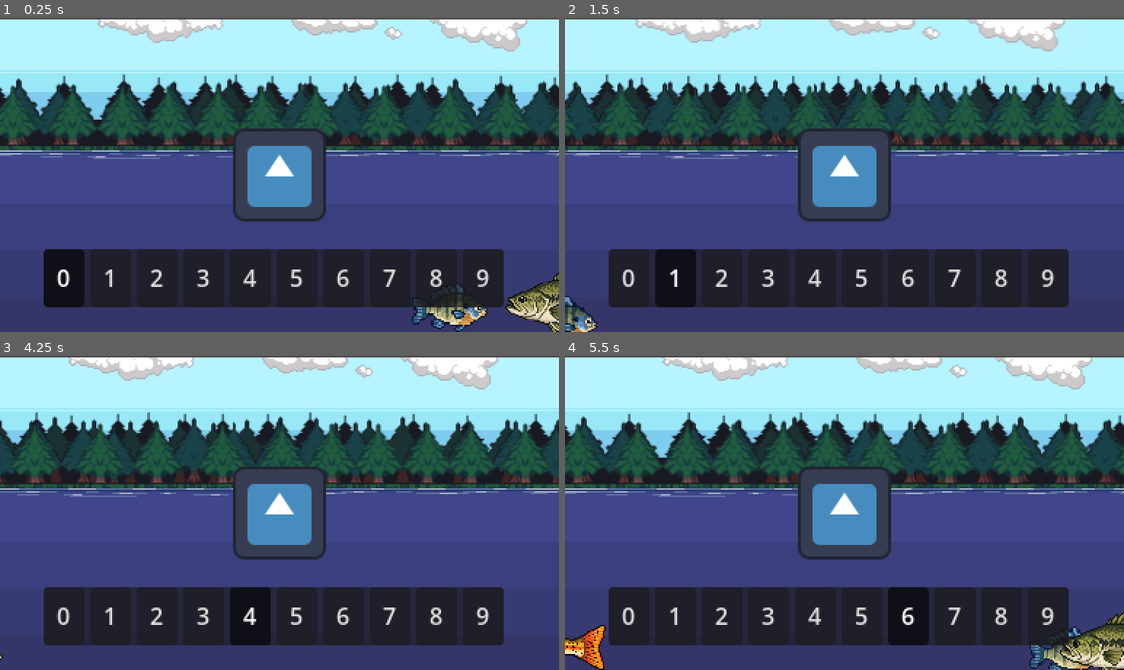
Above: before the commit, frames 1-4 (two rows, left to right).
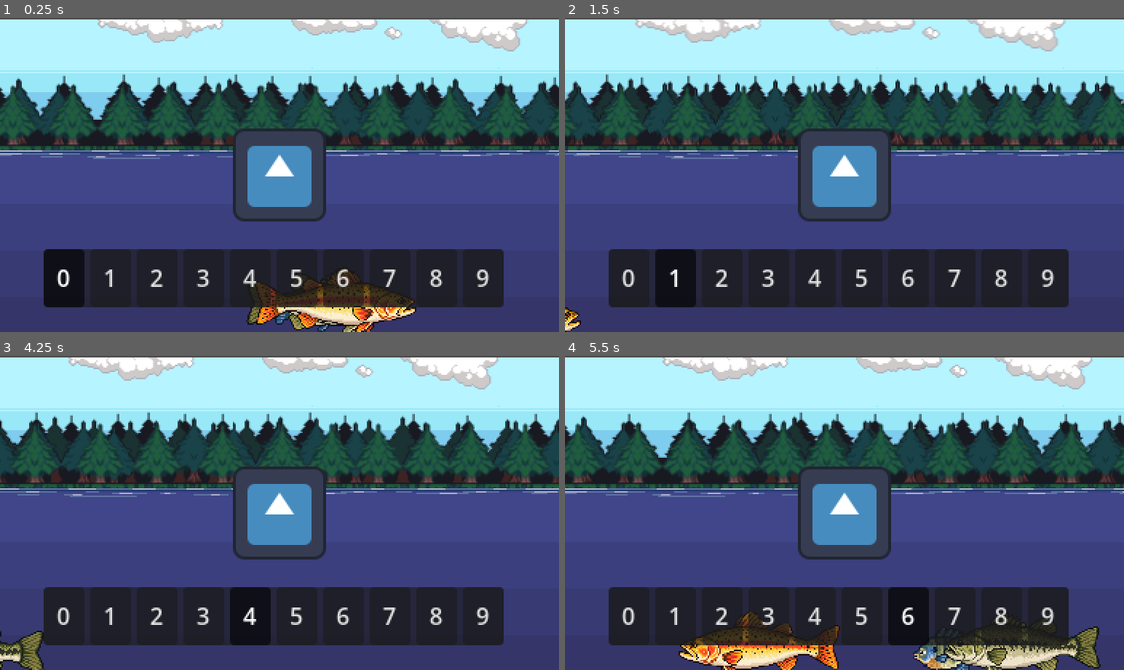
Above: after the commit, the same moments.

Repository: JuanPablo-29/Hoos-Fishing
Game: Godot game, scene res://scenes/MainGame.tscn
The game is run twice, just before and just after one commit, with the same random seed, the same clock (stepped at 60 frames per second) and the same inputs. The engine's default icon, where the game draws it, is replaced by a stand-in: a white triangle on a blue panel in a dark square.
Inputs:
- Up to frame 1 (0.25 s): no input
- Up to frame 2 (1.5 s): hold Right (move_right) 0.53-1.28 s; tap 0 (hotbar_0) at 0.6 s; hold Down (move_down) from 1.28 s (still down); tap 1 (hotbar_1) at 1.35 s
- Up to frame 3 (4.25 s): release Down (move_down) at 2.03 s; hold Right (move_right) 2.03-2.78 s; tap 2 (hotbar_2) at 2.1 s; hold Up (move_up) 2.78-3.53 s; tap 3 (hotbar_3) at 2.85 s; tap Enter at 3.5 s; hold Left (move_left) from 3.53 s (still down); tap 4 (hotbar_4) at 3.6 s
- Up to frame 4 (5.5 s): tap 5 (hotbar_5) at 4.35 s; release Left (move_left) at 5.03 s; hold Down (move_down) from 5.03 s (still down); tap 6 (hotbar_6) at 5.1 s

The runs differ from the first frame. In frame 1, 4.8% of the frame differs, in the area x 44-100%, y 79-100%; in frame 2, 0.4%; in frame 3, 0.7%; in frame 4, 6.8%, in the area x 0-100%, y 81-100%.

Commit message:
Dynamically loads fish

Diff:
--- a/scenes/MainGame.tscn
+++ b/scenes/MainGame.tscn
@@ -1,14 +1,10 @@
-[gd_scene load_steps=10 format=3 uid="uid://dwk4clahdqy1c"]
+[gd_scene load_steps=6 format=3 uid="uid://dwk4clahdqy1c"]
 
 [ext_resource type="Script" uid="uid://dgyucf8iejvhh" path="res://scripts/main_game.gd" id="1_7f7ne"]
-[ext_resource type="PackedScene" uid="uid://c45bj2kbvnckc" path="res://src/gameplay/fishing/fish/bass_swimming.tscn" id="1_7fyak"]
 [ext_resource type="PackedScene" uid="uid://b3t74xir3luqf" path="res://scenes/Player.tscn" id="1_hat22"]
 [ext_resource type="PackedScene" uid="uid://bikvpinvkw8r4" path="res://scenes/Background.tscn" id="2_xej52"]
 [ext_resource type="PackedScene" uid="uid://fswxs08lxfc6" path="res://scenes/Hotbar.tscn" id="3_p73vr"]
-[ext_resource type="PackedScene" uid="uid://b8wxagjc001sc" path="res://src/gameplay/fishing/fish/swimming_fish.tscn" id="3_x628s"]
-[ext_resource type="Resource" uid="uid://sll11wxs7n57" path="res://src/gameplay/fishing/fish/bluegill.tres" id="4_1hpqh"]
 [ext_resource type="Script" uid="uid://t2bkptdsrbnn" path="res://scripts/hotbar.gd" id="4_t4bxf"]
-[ext_resource type="PackedScene" uid="uid://ce2tjyp13e5wt" path="res://src/gameplay/fishing/fish/golden_trout_swimming_fish.tscn" id="5_fpdtd"]
 
 [node name="MainGame" type="Node"]
 script = ExtResource("1_7f7ne")
@@ -25,25 +21,6 @@
 
 [node name="Hoo" parent="World/LevelRoot" instance=ExtResource("1_hat22")]
 position = Vector2(288, 109)
-
-[node name="SwimmingFish" parent="World/LevelRoot" instance=ExtResource("3_x628s")]
-position = Vector2(394, 164)
-collision_layer = 0
-collision_mask = 0
-fish_data = ExtResource("4_1hpqh")
-
-[node name="SwimmingFish2" parent="World/LevelRoot" instance=ExtResource("1_7fyak")]
-position = Vector2(494, 170)
-collision_layer = 0
-collision_mask = 0
-swim_speed = 65.0
-
-[node name="SwimmingFish3" parent="World/LevelRoot" instance=ExtResource("5_fpdtd")]
-collision_layer = 0
-collision_mask = 0
-swim_speed = 80.0
-min_turn_time = 1.5
-max_turn_time = 3.5
 
 [node name="EntityRoot" type="Node2D" parent="World"]
 
--- a/scripts/main_game.gd
+++ b/scripts/main_game.gd
@@ -1,13 +1,37 @@
 extends Node
+# Sets name for fish scene paths
+var fishes: Dictionary = {
+	"bass": "res://src/gameplay/fishing/fish/bass_swimming.tscn",
+	"blue_gill": "res://src/gameplay/fishing/fish/blue_gill_swimming.tscn",
+	"trout": "res://src/gameplay/fishing/fish/golden_trout_swimming_fish.tscn"
+}
 
+# Array where fish are added to
+var fish_spawned: Array[SwimmingFish] = []
 
 # Called when the node enters the scene tree for the first time.
 func _ready() -> void:
+	# Registers containers
 	SceneLoader.register("Level", %World/LevelRoot)
 	SceneLoader.register("Entity", %World/EntityRoot)
 	SceneLoader.register("Hud", %HudLayer/HudRoot)
-	SceneLoader.spawn("res://src/gameplay/fishing/fish/golden_trout_swimming_fish.tscn", "Entity")
 
-# Called every frame. 'delta' is the elapsed time since the previous frame.
-func _process(delta: float) -> void:
-	pass
+	### Spawns fishes
+	## Blue gill
+	spawn_fish("blue_gill", 300, 200)
+	fish_spawned.back().swim_speed = 50
+	## Bass
+	spawn_fish("bass",300,200)
+	## Trout
+	spawn_fish("trout", 300, 200)
+	fish_spawned.back().swim_speed = 80
+	fish_spawned.back().min_turn_time = 1.5
+	fish_spawned.back().max_turn_time = 3.5
+
+# Takes in string from dictionary for fish scene paths
+func spawn_fish(fish_type: String, x = 0, y = 0) -> SwimmingFish:
+	var fish = SceneLoader.spawn(fishes.get(fish_type), "Entity") as SwimmingFish
+	fish.position = Vector2(x, y)
+	# Appends newest fish to array, access with fish_spawned.back()
+	fish_spawned.append(fish)
+	return fish
--- a/scripts/scene_loader.gd
+++ b/scripts/scene_loader.gd
@@ -5,9 +5,13 @@
 func _ready() -> void:
 	pass # Replace with function body.
 
+#Use to register containers as a name and be able to add
+# scenes to those paths
 func register(name: String, root: Node):
 	containers[name] = root
 
+# Spawns a presaved scene to the container,
+# container has to be registered with register
 func spawn(path: String, container_name: String) -> Node:
 	var container = containers.get(container_name)
 	if !container:
--- /dev/null
+++ b/src/gameplay/fishing/fish/blue_gill_swimming.tscn
@@ -0,0 +1,16 @@
+[gd_scene load_steps=4 format=3 uid="uid://dq1wkg538x5r5"]
+
+[ext_resource type="PackedScene" uid="uid://b8wxagjc001sc" path="res://src/gameplay/fishing/fish/swimming_fish.tscn" id="1_3klon"]
+[ext_resource type="Resource" uid="uid://sll11wxs7n57" path="res://src/gameplay/fishing/fish/bluegill.tres" id="2_3klon"]
+
+[sub_resource type="CapsuleShape2D" id="CapsuleShape2D_fpdtd"]
+radius = 24.0
+height = 126.0
+
+[node name="SwimmingFish" instance=ExtResource("1_3klon")]
+fish_data = ExtResource("2_3klon")
+
+[node name="CollisionShape2D" parent="." index="2"]
+position = Vector2(5, -4)
+scale = Vector2(0.8666644, 0.51999867)
+shape = SubResource("CapsuleShape2D_fpdtd")
--- a/src/gameplay/fishing/fish/swimming_fish.gd
+++ b/src/gameplay/fishing/fish/swimming_fish.gd
@@ -63,4 +63,6 @@
 	turn_timer = randf_range(min_turn_time, max_turn_time)
 
 func _ready() -> void:
+	collision_layer = 0
+	collision_mask = 0
 	_reset_turn_timer()
